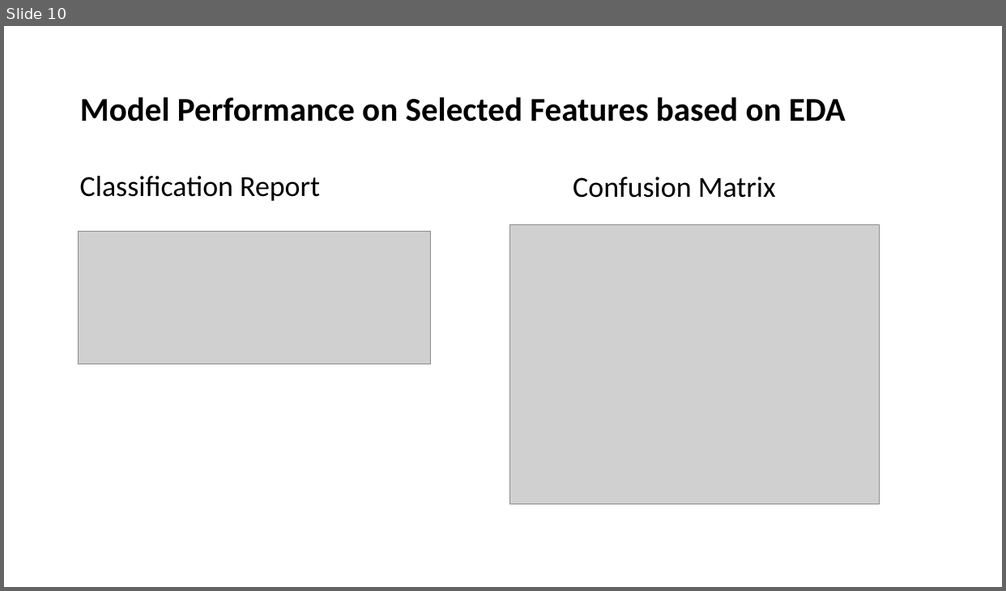
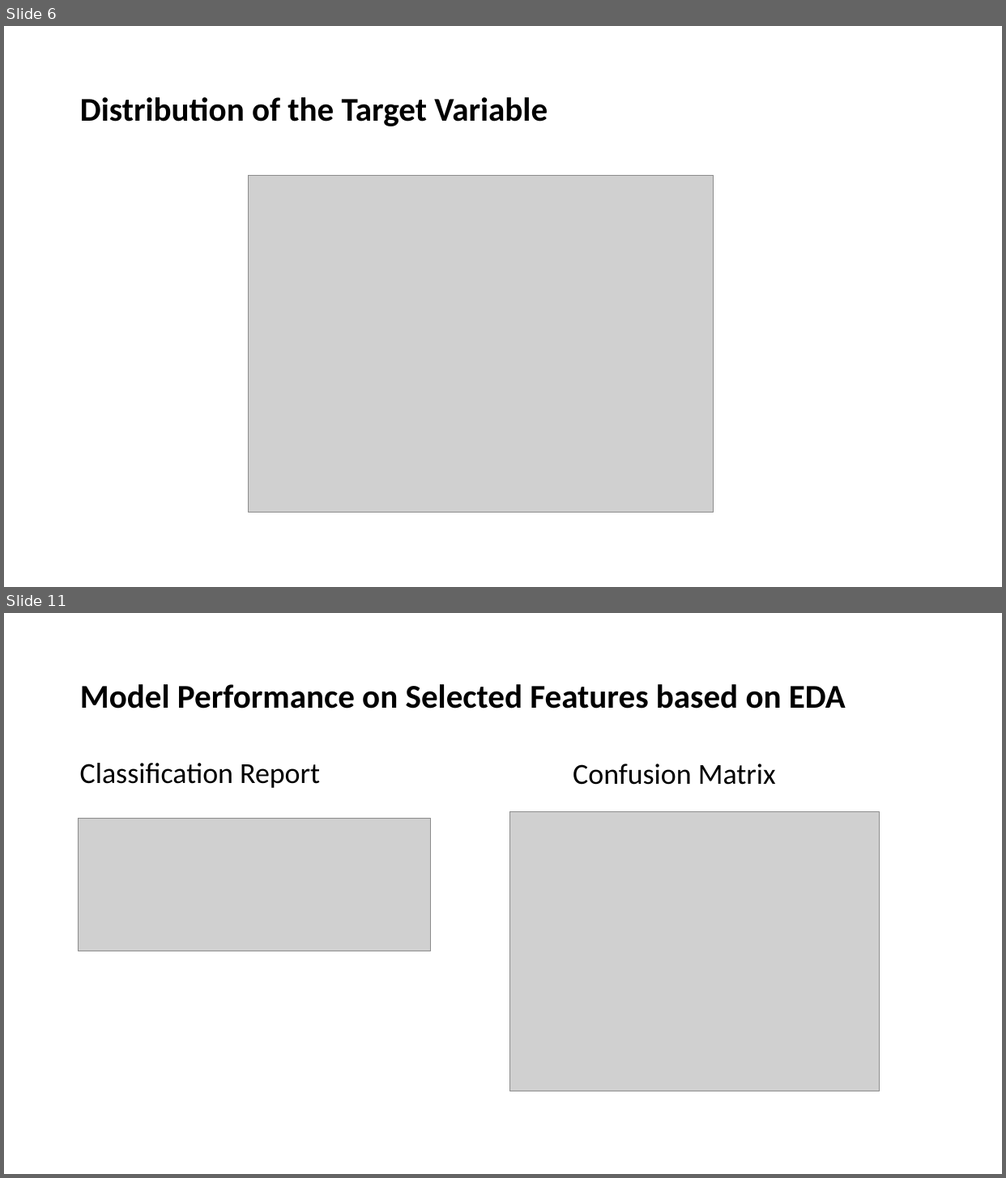
Before and after one commit to EshanJayasundara/Home-Credit-Default-Risk-Prediction, a slide deck: Home Credit Default Risk Prediction Presentation.pptx. Shown one above the other, each under a label of ours: slide 10 before the commit, slides 6 and 11 after it; the slides between them are not shown. The pictures are 1006x591 and 1006x1178 pixels, drawn with LibreOffice and Linux fonts; fonts in the diff are those of the drawing; grey boxes stand for pictures. Boxes give left, top, right and bottom in pixels: in the first picture for what was removed or moved away, otherwise in the second. Text is boxed around its words. In the diff, an @@ line names an element or a change of style, - is before the commit and + after.

```diff
--- a/Home Credit Default Risk Prediction Presentation.pptx
+++ b/Home Credit Default Risk Prediction Presentation.pptx
@@ slide 6 added at <box>4,26,1002,587</box>, background #FFFFFF @@
@@ title added at <box>80,97,548,126</box>, 32 pt, text #000000, bold @@
+Distribution of the Target Variable
@@ picture added at <box>248,175,714,512</box> @@
@@ what was slide 10 is now slide 11 @@
```
Also in this commit, not shown: 5 slides changed, 3 other slides added, 1 slide removed, 3 other files.
